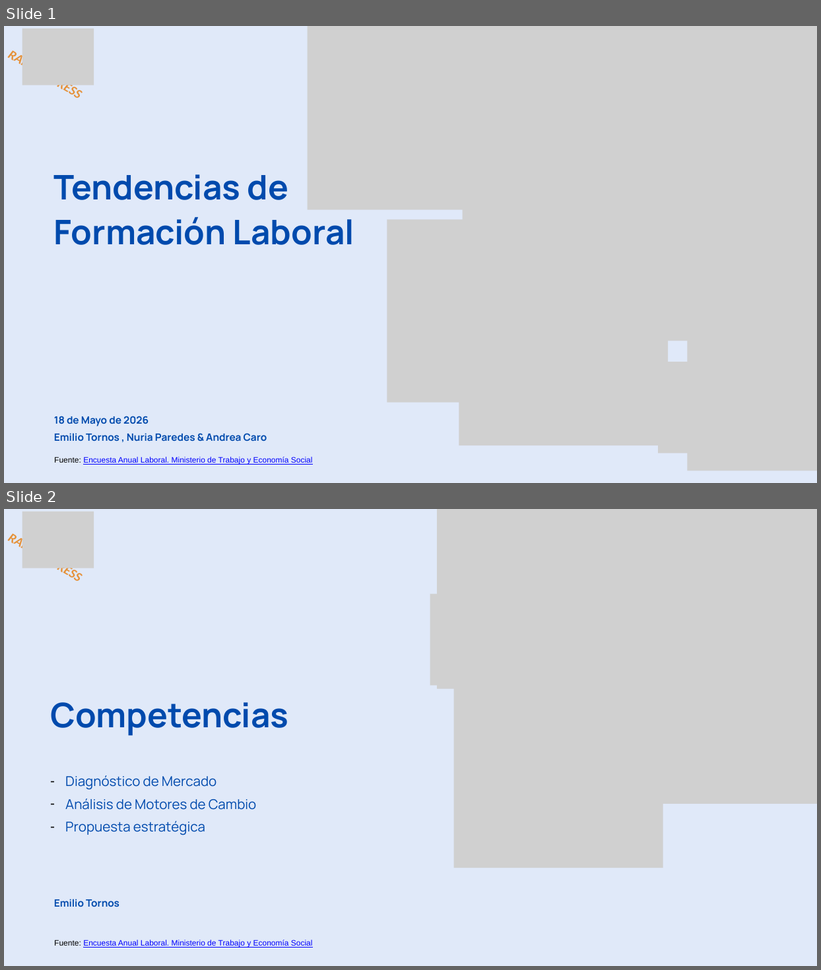
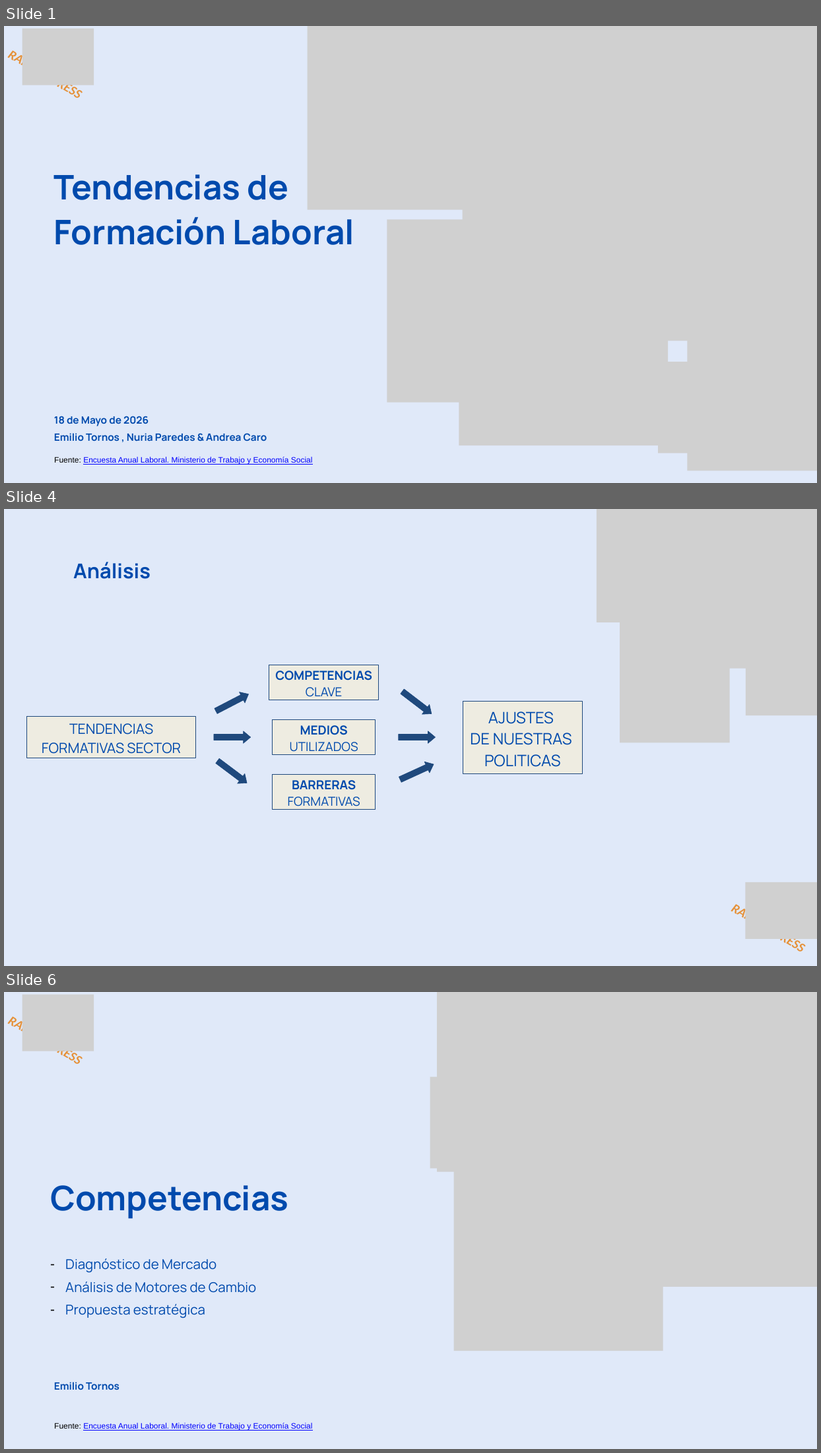
Before and after one commit to ITACADEMYprojectes/ProjecteData, a slide deck: Equip_28/Results/Analisis_PAP_and_ABL_RapidExpres_2026_11_05.pptx. Shown one above the other, each under a label of ours: slides 1 and 2 before the commit, slides 1, 4 and 6 after it; the slides between them are not shown. The pictures are 821x970 and 821x1453 pixels, drawn with LibreOffice and Linux fonts; fonts in the diff are those of the drawing; grey boxes stand for pictures; background and template pictures are left out. Boxes give left, top, right and bottom in pixels: in the first picture for what was removed or moved away, otherwise in the second. Text is boxed around its words. In the diff, an @@ line names an element or a change of style, - is before the commit and + after.

```diff
--- a/Equip_28/Results/Analisis_PAP_and_ABL_RapidExpres_2026_11_05.pptx
+++ b/Equip_28/Results/Analisis_PAP_and_ABL_RapidExpres_2026_11_05.pptx
@@ slide 4 added at box(4, 509, 817, 966), background #E0E9F9 @@
@@ picture added at box(597, 509, 810, 623) @@
@@ picture added at box(671, 509, 817, 668) @@
@@ picture added at box(746, 521, 817, 716) @@
@@ text added at box(73, 562, 151, 579), 36 pt, text #004AAD, bold @@
+Análisis
@@ picture added at box(620, 605, 730, 743) @@
@@ rectangle added at box(269, 665, 379, 700), fill #EEECE1, outline #1F497D 0.75 pt, 22 pt, text #004AAD, bold @@
+COMPETENCIAS CLAVE
@@ right arrow added at box(399, 687, 435, 719), fill #1F497D, outline #1F497D 0.75 pt @@
@@ right arrow added at box(213, 689, 252, 717), fill #1F497D, outline #1F497D 0.75 pt @@
@@ rectangle added at box(463, 701, 582, 774), fill #EEECE1, outline #1F497D 0.75 pt, 28 pt, text #004AAD @@
+AJUSTES
+DE NUESTRAS
+POLITICAS
@@ rectangle added at box(26, 717, 196, 758), fill #EEECE1, outline #1F497D 0.75 pt, 25 pt, text #004AAD @@
+TENDENCIAS FORMATIVAS SECTOR
@@ rectangle added at box(273, 720, 375, 755), fill #EEECE1, outline #1F497D 0.75 pt, 22 pt, text #004AAD @@
+MEDIOS UTILIZADOS
@@ right arrow added at box(214, 731, 251, 743), fill #1F497D, outline #1F497D 0.75 pt @@
@@ right arrow added at box(399, 731, 436, 743), fill #1F497D, outline #1F497D 0.75 pt @@
@@ right arrow added at box(214, 756, 251, 788), fill #1F497D, outline #1F497D 0.75 pt @@
@@ right arrow added at box(397, 758, 436, 786), fill #1F497D, outline #1F497D 0.75 pt @@
@@ rectangle added at box(273, 774, 375, 810), fill #EEECE1, outline #1F497D 0.75 pt, 22 pt, text #004AAD @@
+BARRERAS FORMATIVAS
@@ picture added at box(746, 883, 817, 939) @@
@@ text added at box(721, 894, 816, 966), 23 pt, text #E69138, bold, italic @@
+RAPID EXPRESS
@@ what was slide 2 is now slide 6 @@
```
Also in this commit, not shown: 1 slide changed, 11 other slides added, 13 slides removed.
